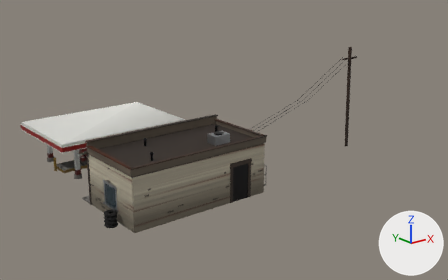
Two versions of the glTF model assets/blender/glb/GasStationExterior.glb, one commit apart.
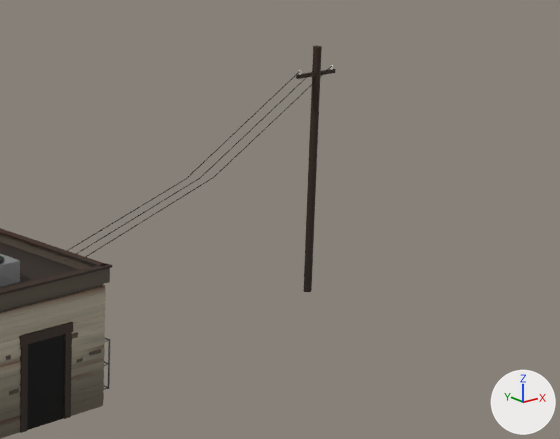
Each version appears first whole from a camera (50 mm lens) standing at (-86.9, -133.0, 54.0) and looking at (6.6, -16.1, 7.2), and next in a close-up on the part from 50% to 100% of the width and 10% to 73% of the height. Lighting does not change. The marker at lower right points along +X, +Y and +Z. The last two pictures show the newer version. Vertices at exactly the same position are counted once.

Names of what the first close-up shows: 'GasStationExterior_clapboard', 'GasStationExterior_iron', 'GasStationExterior_metal_dark', 'GasStationExterior_roof_deck', 'GasStationExterior_siding', 'GasStationExterior_trim', 'GasStationExterior_wood_dark' and 2 more.
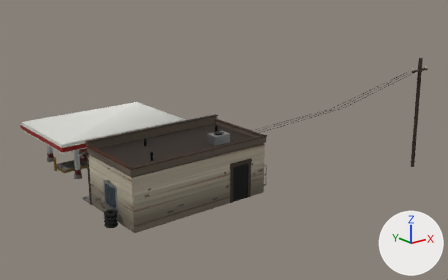
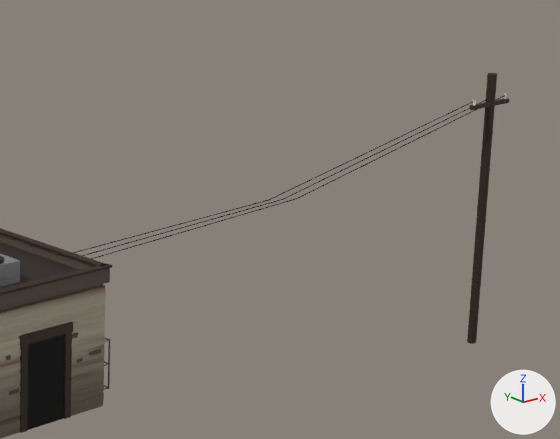
Boxes [x1, y1, x2, y2] around the edits, measured in the close-ups (560 x 439 px; the box of a moved part takes in the faces that stretch with it):
'GasStationExterior_metal_dark', reshaped: before [0, 66, 332, 430]; after [0, 95, 505, 430]
'GasStationExterior_wood_dark', reshaped (7% wider, 10% taller): before [296, 46, 335, 292]; after [467, 73, 509, 344]
part 1 of me_gasstationexterior_metal_dark, moved or reshaped: before [186, 71, 300, 179]; after [269, 102, 472, 200]
part 2 of me_gasstationexterior_metal_dark, moved or reshaped: before [200, 70, 314, 178]; after [283, 99, 487, 199]
part 3 of me_gasstationexterior_metal_dark, moved or reshaped: before [214, 66, 332, 177]; after [297, 95, 505, 199]
part 4 of me_gasstationexterior_metal_dark, moved or reshaped: before [56, 177, 214, 264]; after [56, 198, 297, 264]
part 5 of me_gasstationexterior_wood_dark, moved or reshaped: before [303, 46, 322, 292]; after [467, 73, 497, 344]
part 6 of me_gasstationexterior_wood_dark, moved or reshaped: before [296, 69, 335, 79]; after [469, 98, 509, 110]

What the commit changed:
me_gasstationexterior_metal_dark is used by ob_gasstationexterior_metal_dark; location (0.0, 0.0, 0.0).
me_gasstationexterior_metal_dark had 304 vertices, 500 faces and spanned x -30.6..46.2, y -35.2..9.2, z 0.0..25.6.
me_gasstationexterior_metal_dark now has 304 vertices, 500 faces and spans x -30.6..46.2, y -46.0..9.2, z 0.0..25.6.
me_gasstationexterior_metal_dark part 1: the loose piece of 8 vertices spanning x 21.8..41.0, y -26.4..-24.0, z 17.0..25.6 is multiplied about its middle by the matrix ((0.914, 0.555, 0.03), (-0.555, 0.915, -0.013), (-0.032, -0.004, 1.07)), then moved by (0.0, -16.5, 0.0).
me_gasstationexterior_metal_dark part 2: the loose piece of 8 vertices spanning x 23.1..43.6, y -27.0..-24.0, z 17.0..25.6 is scaled about its middle by (1, -2.67, 1), then moved by (0.0, -16.5, 0.0).
me_gasstationexterior_metal_dark part 3: the loose piece of 8 vertices spanning x 24.4..46.2, y -27.7..-24.0, z 17.0..25.6 is scaled about its middle by (1, -2.01, 1), then moved by (0.0, -16.5, 0.0).
me_gasstationexterior_metal_dark part 4: 12 of 304 vertices moved; they spanned x 21.8..24.4, y -27.7..-26.3, z 17.0..17.1 and now span x 21.8..24.4, y -38.7..-37.3, z 17.0..17.1; mean shift (0.0, -11.0, 0.0); largest move (21.8, -26.3, 17.0) -> (21.8, -37.3, 17.0).
me_gasstationexterior_wood_dark is used by ob_gasstationexterior_wood_dark; location (0.0, 0.0, 0.0).
me_gasstationexterior_wood_dark had 28 vertices, 48 faces and spanned x 40.6..46.6, y -24.5..-23.5, z 0.0..28.0.
me_gasstationexterior_wood_dark now has 28 vertices, 48 faces and spans x 40.6..46.6, y -46.5..-45.5, z 0.0..28.0.
me_gasstationexterior_wood_dark part 5: the loose piece of 20 vertices spanning x 43.2..44.8, y -24.5..-23.5, z 0.0..28.0 is moved by (0.0, -22.0, 0.0).
me_gasstationexterior_wood_dark part 6: the loose piece of 8 vertices spanning x 40.6..46.6, y -24.2..-23.8, z 24.8..25.2 is moved by (0.0, -22.0, 0.0).
